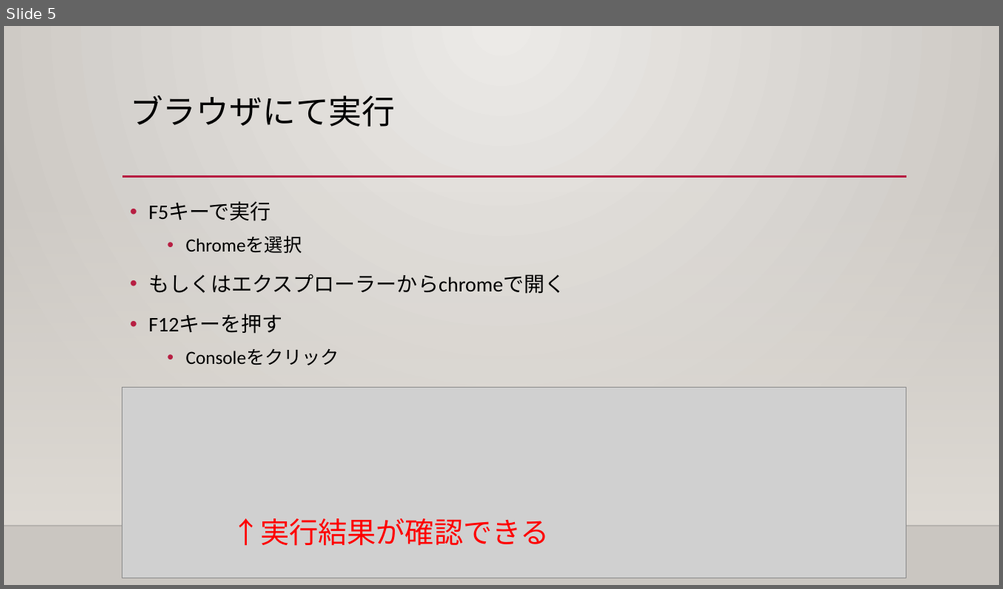
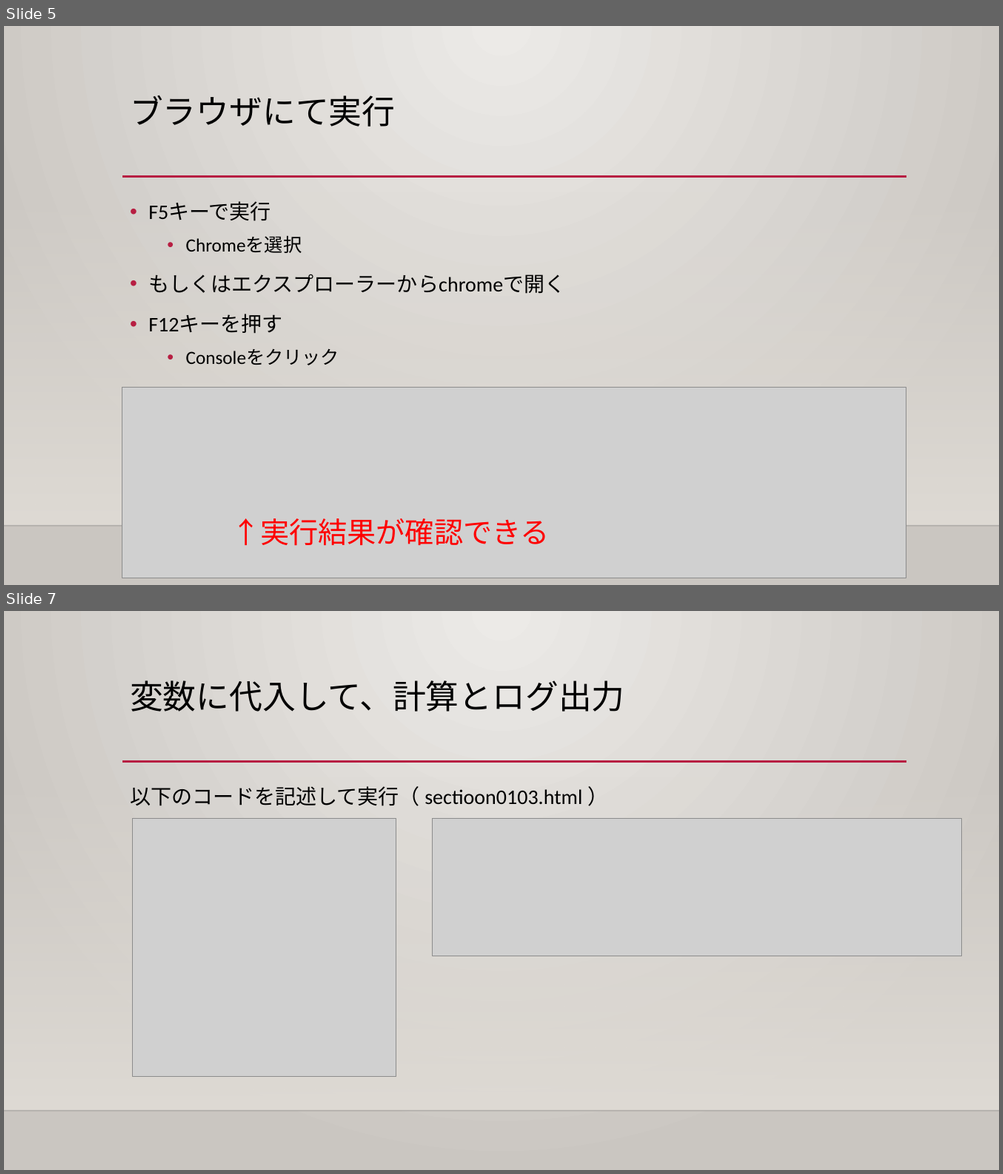
Before and after one commit to illionillion/js_textbook_slide, a slide deck: Sec01/JavaScript解説01.pptx. Shown one above the other, each under a label of ours: slide 5 before the commit, slides 5 and 7 after it; the slides between them are not shown. The pictures are 1003x589 and 1003x1174 pixels, drawn with LibreOffice and Linux fonts; fonts in the diff are those of the drawing; grey boxes stand for pictures; background and template pictures are left out. Boxes give left, top, right and bottom in pixels: in the first picture for what was removed or moved away, otherwise in the second. Text is boxed around its words. In the diff, an @@ line names an element or a change of style, - is before the commit and + after.

```diff
--- a/Sec01/JavaScript解説01.pptx
+++ b/Sec01/JavaScript解説01.pptx
@@ slide 7 added at box(4, 611, 999, 1170), background gradient #ECEAE7 to #CAC7C1; not listed: 3 template elements that a slide beside it also shows @@
@@ title added at box(130, 681, 625, 712), 32 pt, text #000000 @@
+変数に代入して、計算とログ出力
@@ text added at box(130, 786, 582, 806), 20 pt, text #000000 @@
+以下のコードを記述して実行（ sectioon0103.html ）
@@ picture added at box(133, 818, 396, 1076) @@
@@ picture added at box(432, 818, 962, 956) @@
```
Also in this commit, not shown: 3 slides changed, 3 other slides added.
